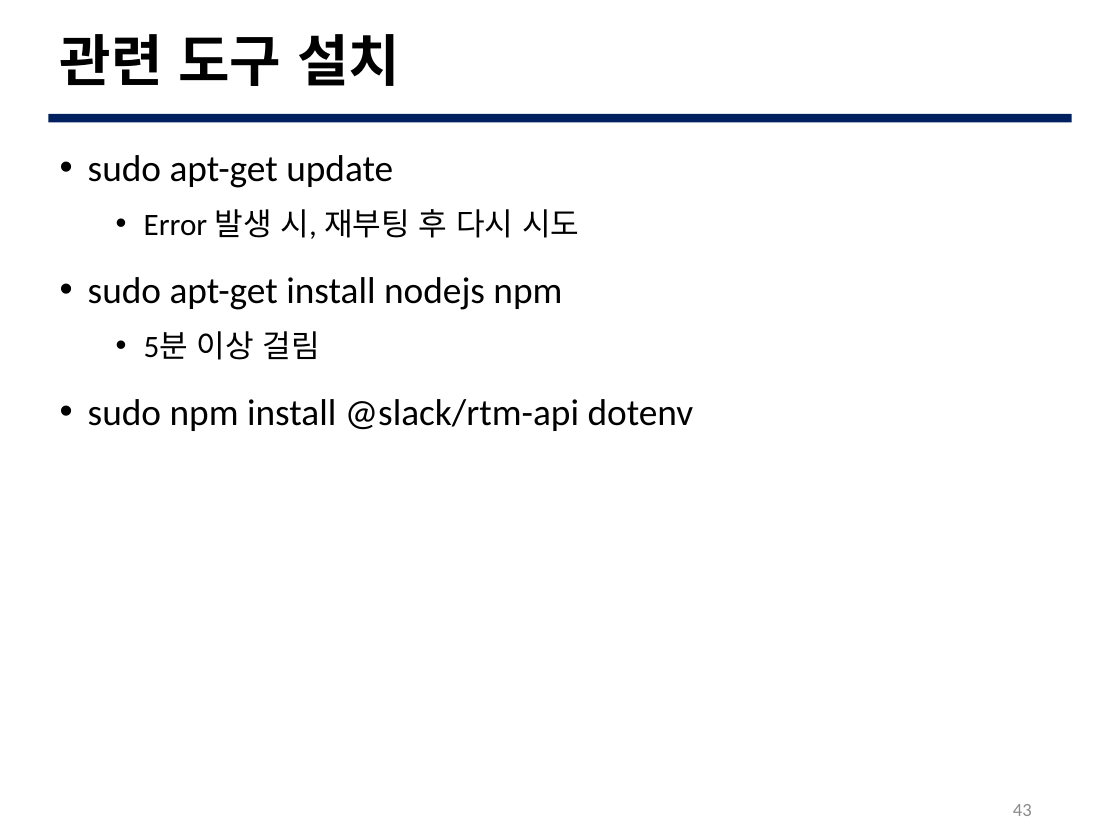
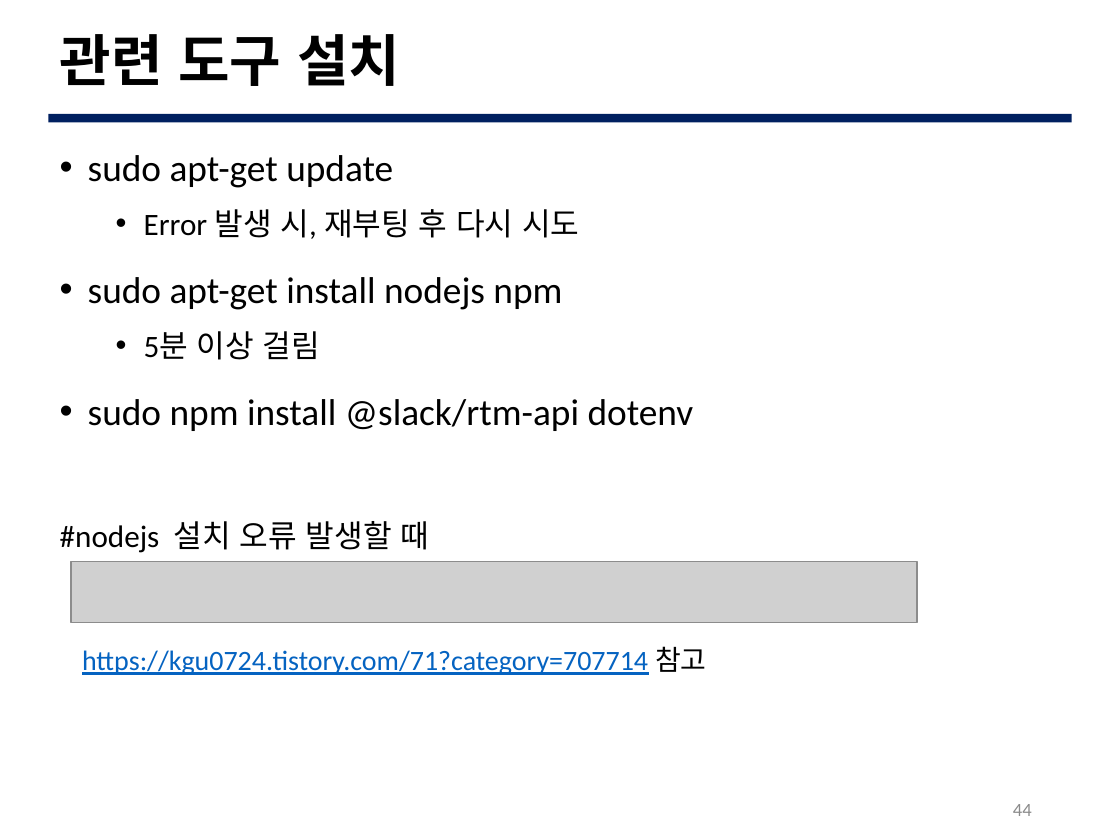
Before and after one commit to JBNU-JEduTools/osscourse, a slide deck: slide 44 of Slides/13. 개발 프로세스 실습 1.pptx (slide 43 before the commit). Drawn at 1120x840 pixels with LibreOffice and Linux fonts; fonts in the diff are those of the drawing; grey boxes stand for pictures; background and template pictures are left out. Boxes give left, top, right and bottom in pixels: in the first picture for what was removed or moved away, otherwise in the second. Text is boxed around its words. In the diff, an @@ line names an element or a change of style, - is before the commit and + after.

```diff
--- a/Slides/13. 개발 프로세스 실습 1.pptx
+++ b/Slides/13. 개발 프로세스 실습 1.pptx
@@ text at (60, 521, 429, 553): paragraph added @@
+#nodejs 설치 오류 발생할 때
@@ picture added at (71, 561, 916, 622) @@
@@ text added at (82, 646, 707, 675), 18 pt, text #0563C1, underline @@
+https://kgu0724.tistory.com/71?category=707714 참고
@@ page number at (1013, 804, 1032, 816): text changed @@
-43
+44
```
Also in this commit, not shown: 3 other slides changed, 1 slide added, 5 other files.
